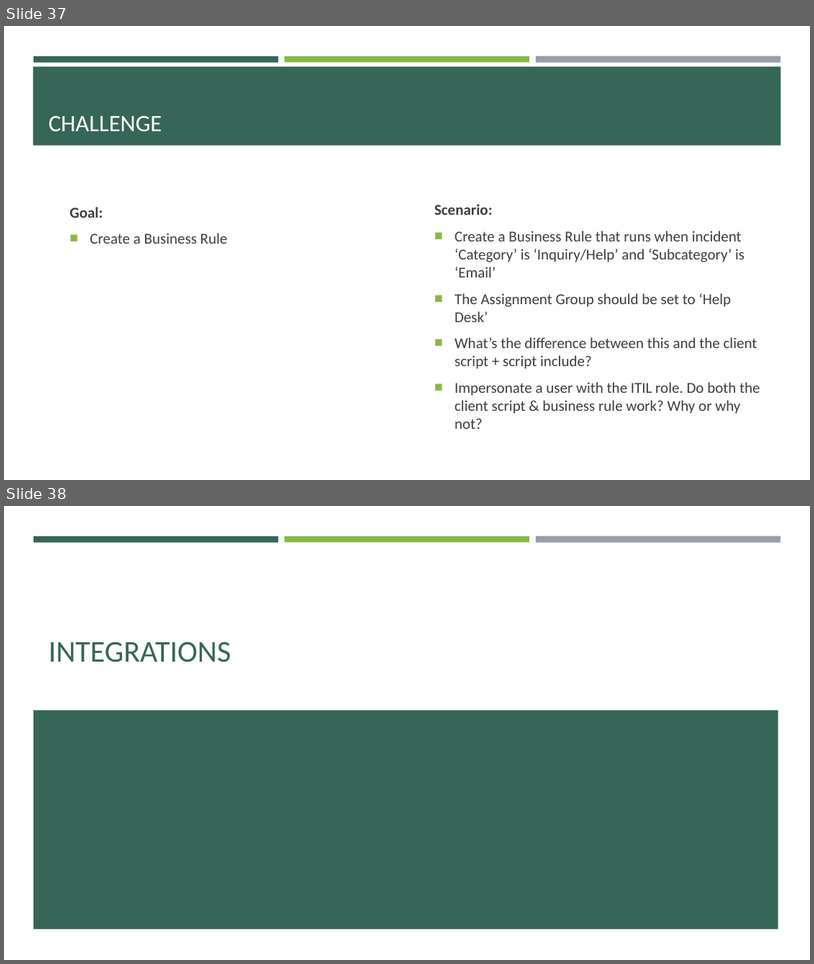
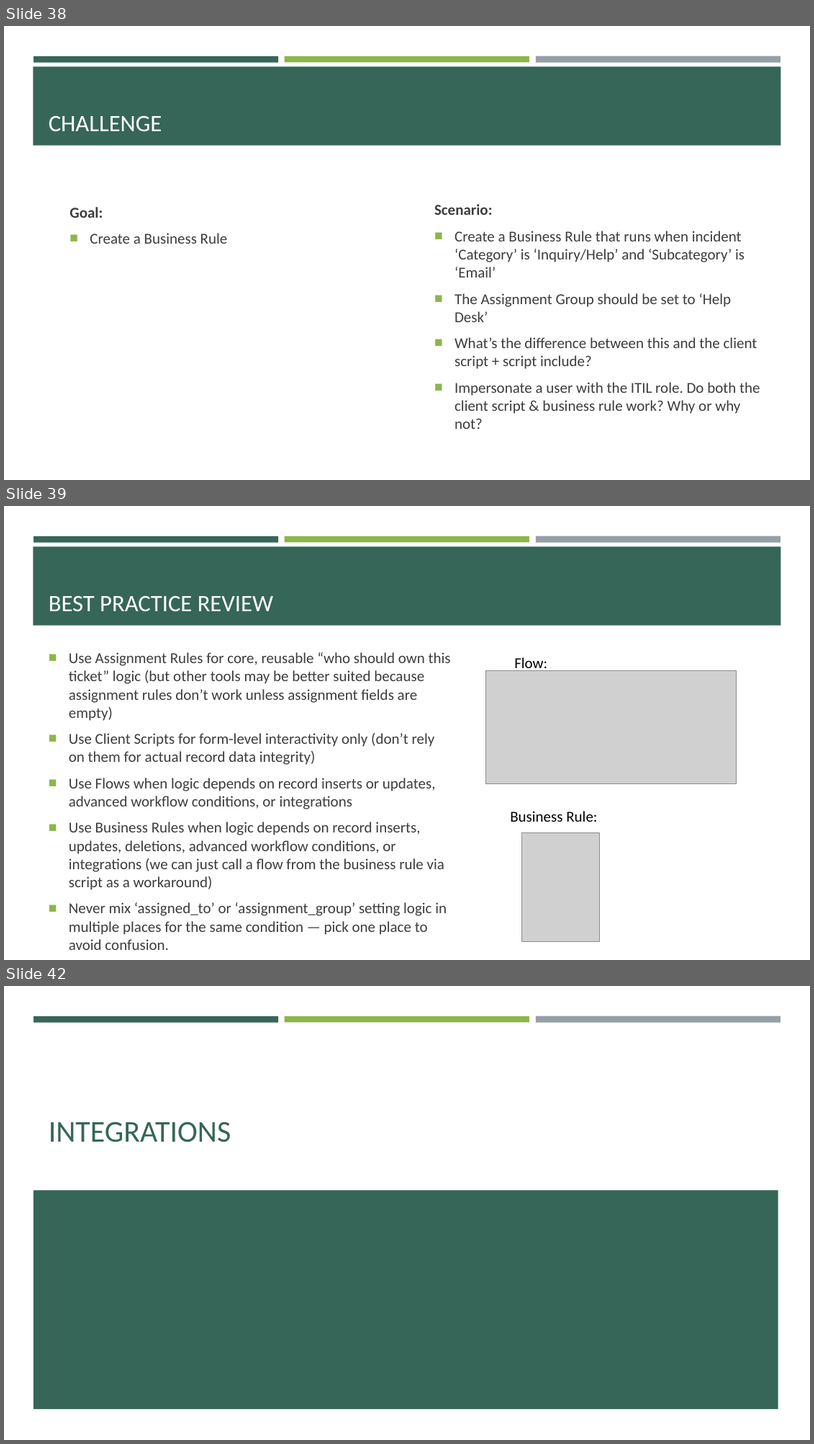
Before and after one commit to e-m-wilson/SNOW, a slide deck: Week_6/Data_Migration_&_Integration.pptx. Shown one above the other, each under a label of ours: slides 37 and 38 before the commit, slides 38, 39 and 42 after it; the slides between them are not shown. The pictures are 814x964 and 814x1444 pixels, drawn with LibreOffice and Linux fonts; fonts in the diff are those of the drawing; grey boxes stand for pictures. Boxes give left, top, right and bottom in pixels: in the first picture for what was removed or moved away, otherwise in the second. Text is boxed around its words. In the diff, an @@ line names an element or a change of style, - is before the commit and + after.

```diff
--- a/Week_6/Data_Migration_&_Integration.pptx
+++ b/Week_6/Data_Migration_&_Integration.pptx
@@ slide 39 added at bbox=[4, 506, 810, 960], background #FFFFFF; not listed: 4 template elements that a slide beside it also shows @@
@@ title added at bbox=[49, 596, 273, 611], 28 pt, text #FFFFFF @@
+BEST PRACTICE REVIEW
@@ text added at bbox=[69, 652, 451, 950], 18 pt, text #3D3D3D @@
+■ Use Assignment Rules for core, reusable “who should own this ticket” logic (but other tools may be better suited because assignment rules don’t work unless assignment fields are empty)
+■ Use Client Scripts for form-level interactivity only (don’t rely on them for actual record data integrity)
+■ Use Flows when logic depends on record inserts or updates, advanced workflow conditions, or integrations
+■ Use Business Rules when logic depends on record inserts, updates, deletions, advanced workflow conditions, or integrations (we can just call a flow from the business rule via script as a workaround)
+■ Never mix ‘assigned_to’ or ‘assignment_group’ setting logic in multiple places for the same condition — pick one place to avoid confusion.
@@ picture added at bbox=[486, 671, 736, 783] @@
@@ text added at bbox=[514, 657, 548, 672], 18 pt, text #000000 @@
+Flow:
@@ text added at bbox=[510, 811, 597, 821], 18 pt, text #000000 @@
+Business Rule:
@@ picture added at bbox=[522, 833, 600, 942] @@
@@ what was slide 37 is now slide 38 @@
@@ what was slide 38 is now slide 42 @@
```
Also in this commit, not shown: 16 other slides added, 4 other files.
